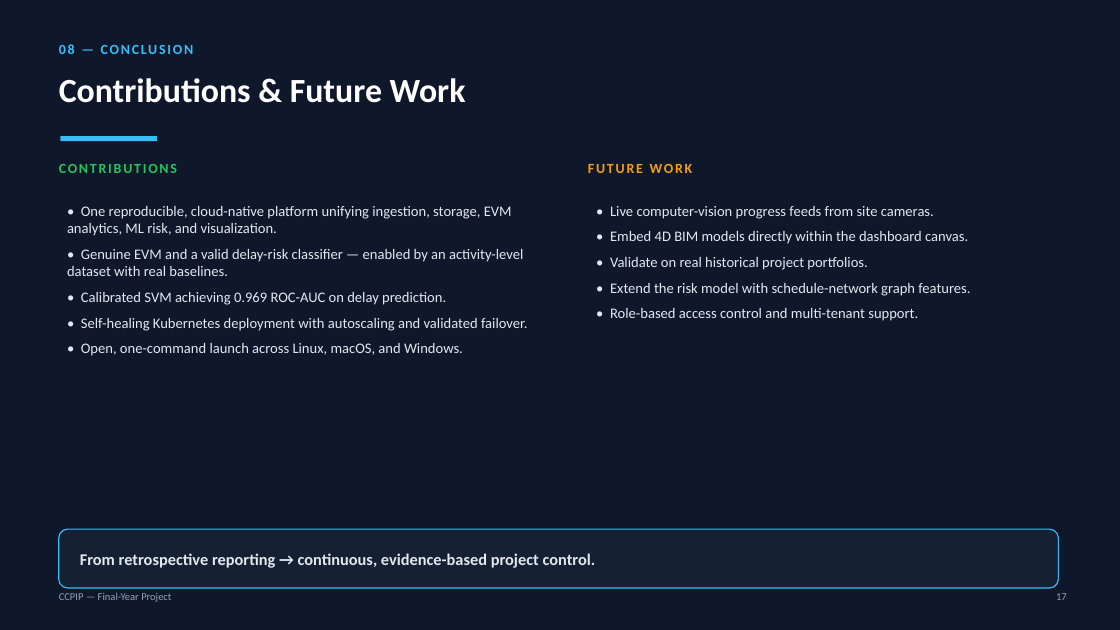
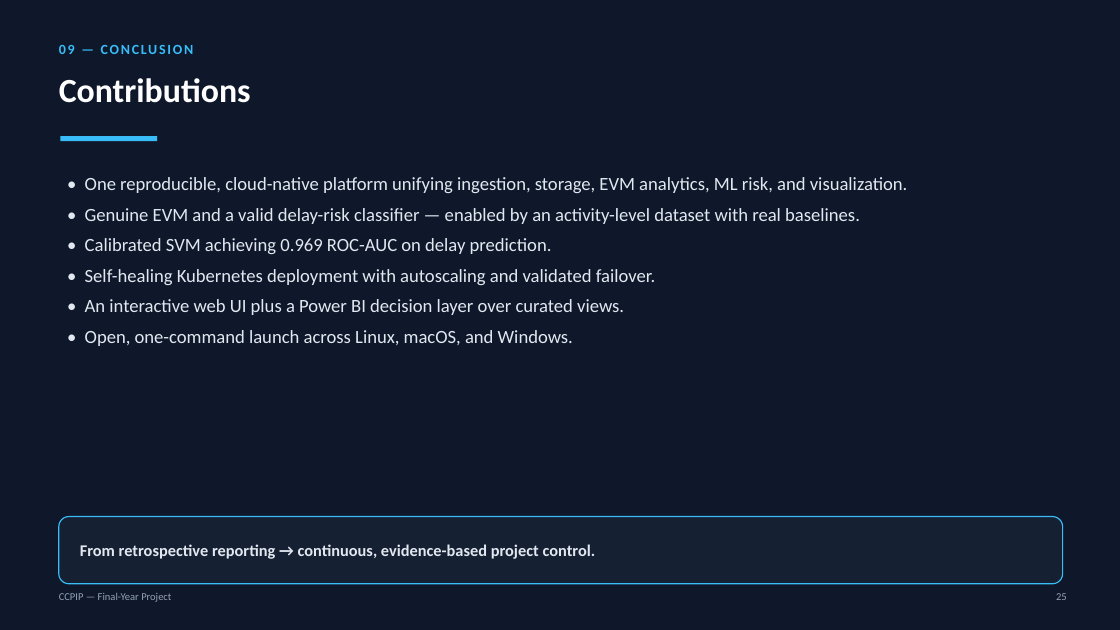
Before and after one commit to castial004/Cloud-Native-Construction-Project-Intelligence-Platform, a slide deck: slide 25 of project-final.pptx (slide 17 before the commit). Drawn at 1120x630 pixels with LibreOffice and Linux fonts; fonts in the diff are those of the drawing. Boxes give left, top, right and bottom in pixels: in the first picture for what was removed or moved away, otherwise in the second. Text is boxed around its words. In the diff, an @@ line names an element or a change of style, - is before the commit and + after.

Commit message:
feat(deck): add team details + live platform screenshots, expand to 27 slides
- Add all team members with roll numbers on title + a dedicated team slide
  (Hasnain Makada 26MML0031, Sahil Mall 26MML0049, Aryan Kishor Sao 26MML0046)
- Capture real dashboard screenshots (docs/screenshots/) and add four
  walkthrough slides: Overview, Cost & Schedule, Delay-Risk & Activities,
  Data & Actions
- Expand deck to 27 detailed slides (added Technology Stack, Validated
  Ingestion, Model Selection detail, Why-It-Matters, Validation,
  Reproducibility slides)
- build_deck.py embeds screenshots with 16:10 aspect preservation
- docs/screenshots/README.md documents how to regenerate captures
- gitignore LibreOffice lock files

```diff
--- a/project-final.pptx
+++ b/project-final.pptx
@@ text at box(59, 45, 194, 54): text changed @@
-08 — CONCLUSION
+09 — CONCLUSION
@@ text at box(59, 78, 251, 103): text changed @@
-Contributions & Future Work
+Contributions
@@ text "• One reproducible, cloud-native platform ...": place and size @@
-text "• One reproducible, cloud-native platform ..." at box(67, 206, 527, 356)
+text "• One reproducible, cloud-native platform ..." at box(85, 177, 908, 346)
@@ text removed at box(59, 164, 177, 173) @@
-CONTRIBUTIONS
@@ text at box(85, 177, 908, 346): size 12.5 to 16 pt in "• One reproducible, cloud-native platform unifying ingestion ...", "• Genuine EVM and a valid delay-risk ...", "• Calibrated SVM achieving 0.969 ROC-AUC on ...", "• Self-healing Kubernetes deployment with autoscaling and ..." and 1 more places @@
@@ text removed at box(588, 164, 693, 173) @@
-FUTURE WORK
@@ text removed at box(610, 206, 970, 321) @@
-• Live computer-vision progress feeds from site cameras.
-• Embed 4D BIM models directly within the dashboard canvas.
-• Validate on real historical project portfolios.
-• Extend the risk model with schedule-network graph features.
-• Role-based access control and multi-tenant support.
@@ text at box(85, 299, 624, 315): paragraph added @@
+• An interactive web UI plus a Power BI decision layer over curated views.
@@ rounded rectangle: place and size @@
-rounded rectangle at box(59, 529, 1059, 588)
+rounded rectangle at box(59, 517, 1063, 584)
@@ text "From retrospective reporting → continuous, ...": place and size @@
-text "From retrospective reporting → continuous, ..." at box(80, 553, 596, 568)
+text "From retrospective reporting → continuous, ..." at box(80, 544, 596, 559)
@@ text at box(1056, 593, 1067, 600): text changed @@
-17
+25
```
Also in this commit, not shown: 15 other slides changed, 11 slides added, 2 slides removed, 10 other files.
